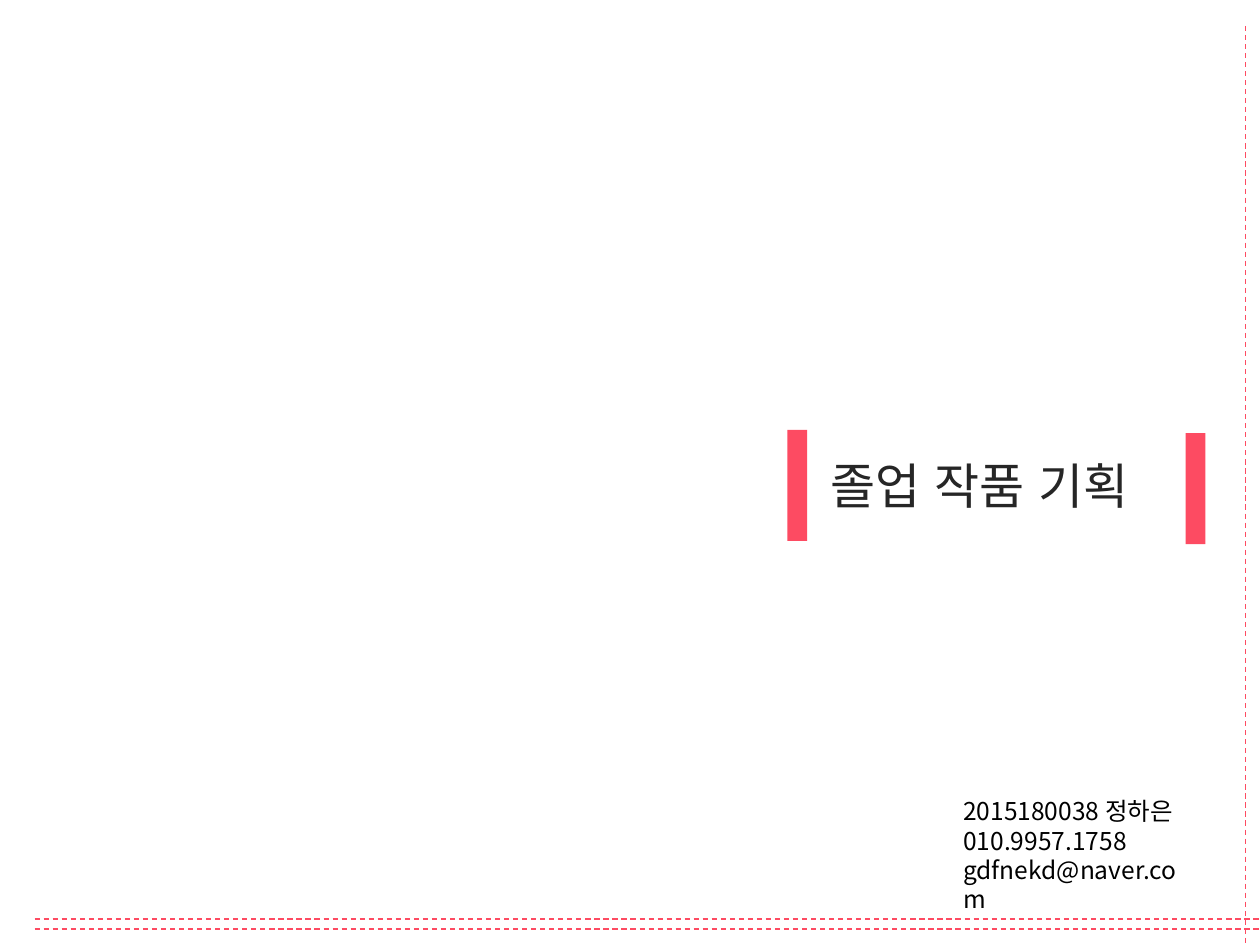
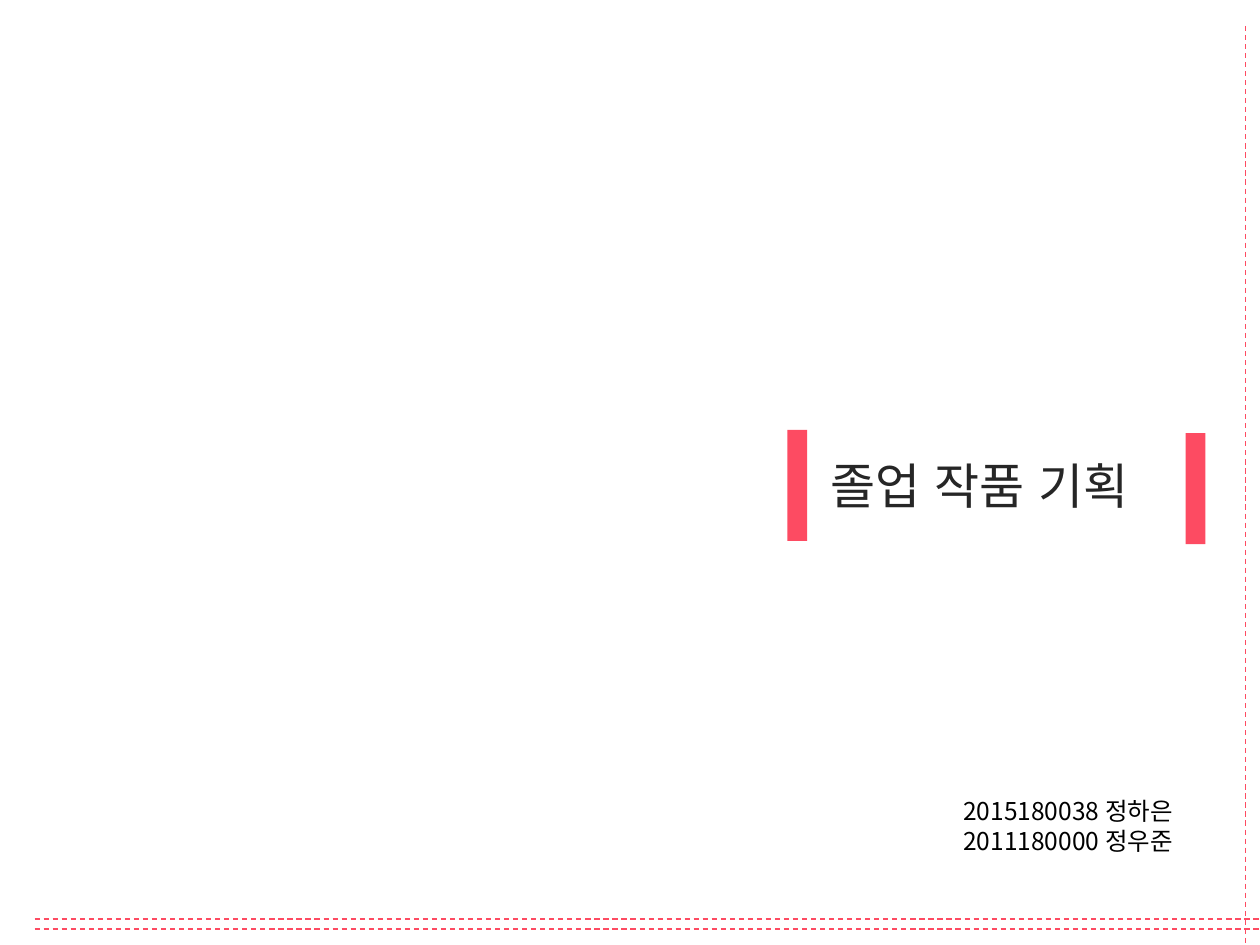
Before and after one commit to haeunjung/Team_Project, a slide deck: slide 1 of 기획문서/게임 제안서.pptx. Drawn at 1260x945 pixels with LibreOffice and Linux fonts; fonts in the diff are those of the drawing. Boxes give left, top, right and bottom in pixels: in the first picture for what was removed or moved away, otherwise in the second. Text is boxed around its words. In the diff, an @@ line names an element or a change of style, - is before the commit and + after.

```diff
--- a/기획문서/게임 제안서.pptx
+++ b/기획문서/게임 제안서.pptx
@@ text at box(963, 829, 1173, 852): text changed @@
-010.9957.1758
-gdfnekd@naver.com
+2011180000 정우준
```
Also in this commit, not shown: 3 other slides changed, 1 slide added, 1 slide removed.
